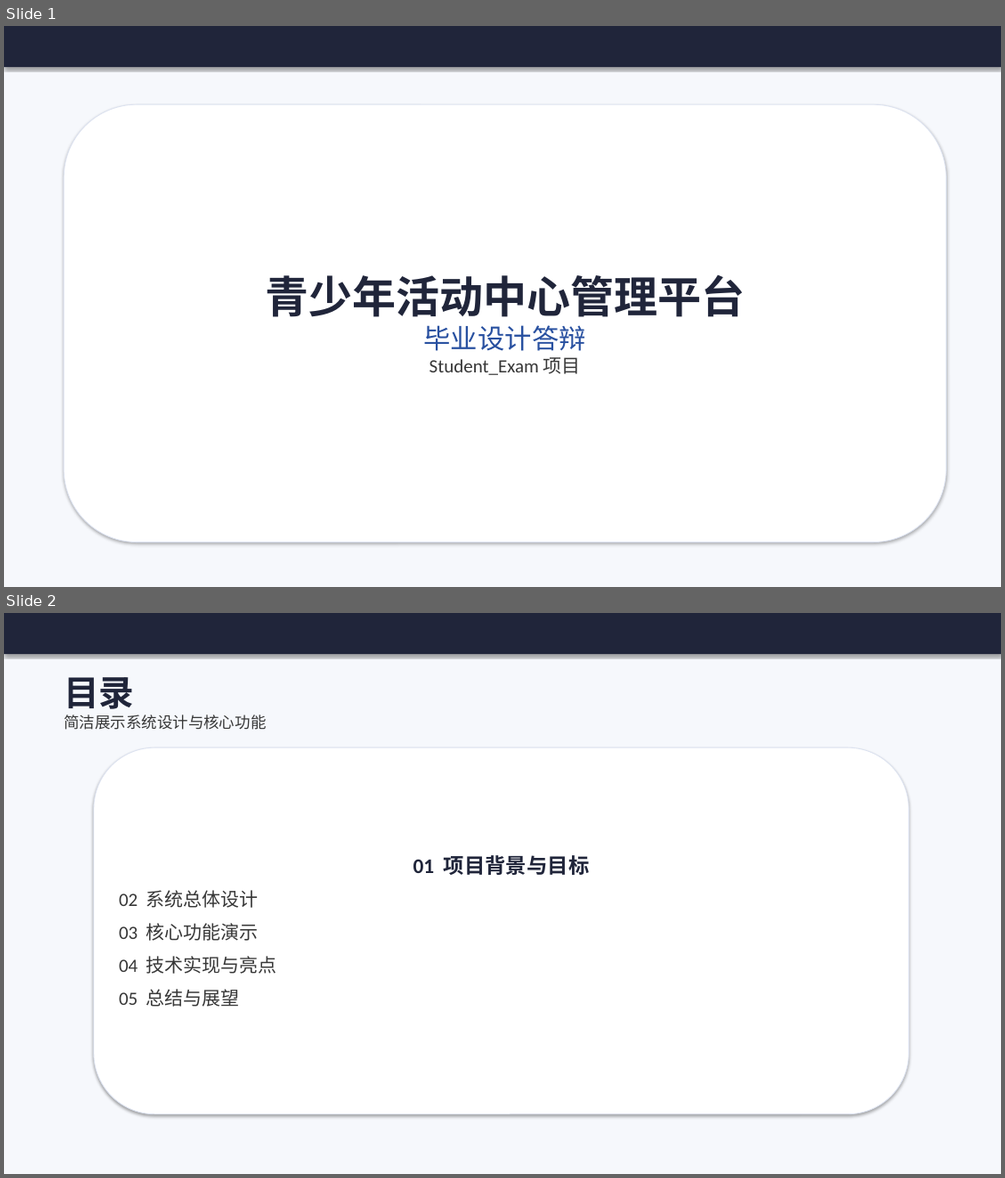
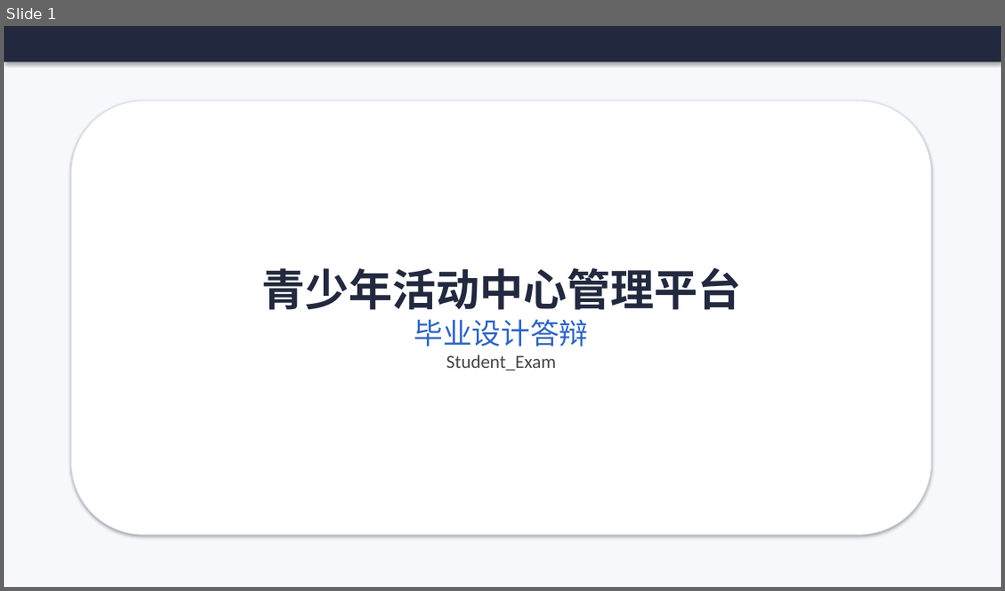
Before and after one commit to cxkqq/Student_Exam, a slide deck: defense_ppt.pptx. Shown one above the other, each under a label of ours: slides 1 and 2 before the commit, slide 1 after it. The pictures are 1005x1178 and 1005x591 pixels, drawn with LibreOffice and Linux fonts; fonts in the diff are those of the drawing. Boxes give left, top, right and bottom in pixels: in the first picture for what was removed or moved away, otherwise in the second. Text is boxed around its words. In the diff, an @@ line names an element or a change of style, - is before the commit and + after.

```diff
--- a/defense_ppt.pptx
+++ b/defense_ppt.pptx
@@ slide 2 removed at (4,613,1001,1174), background #FFFFFF @@
@@ rectangle removed at (4,613,1001,1174) @@
@@ rectangle removed at (4,613,1001,654) @@
@@ text removed at (64,677,266,730) @@
-目录
-简洁展示系统设计与核心功能
@@ rounded rectangle removed at (94,747,909,1114) @@
-01 项目背景与目标
-02 系统总体设计
-03 核心功能演示
-04 技术实现与亮点
-05 总结与展望
@@ slide 1 changed as well @@
@@ rectangle: place and size @@
-rectangle at (4,26,1001,67)
+rectangle at (4,26,1001,62)
@@ rectangle at (4,26,1001,62): fill #20253A to #22293F @@
@@ rounded rectangle "青少年活动中心管理平台": place and size @@
-rounded rectangle "青少年活动中心管理平台" at (64,104,947,542)
+rounded rectangle "青少年活动中心管理平台" at (72,101,931,534)
@@ text in rounded rectangle at (261,267,741,346): text colour #20253A to #22293F in "青少年活动中心管理平台"; size 26 to 28 pt, text colour #2850A0 to #3166BE in "毕业设计答辩" @@
@@ text in rounded rectangle at (446,354,556,370): text changed; text colour #373737 to #464646 @@
-Student_Exam 项目
+Student_Exam
```
Also in this commit, not shown: 5 other slides changed, 9 slides added, 3 other slides removed.
